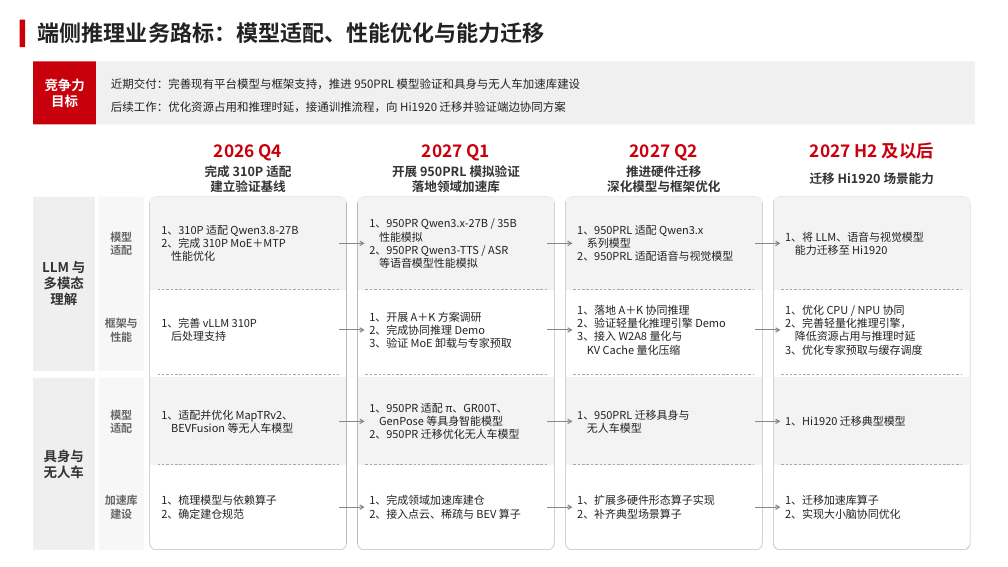
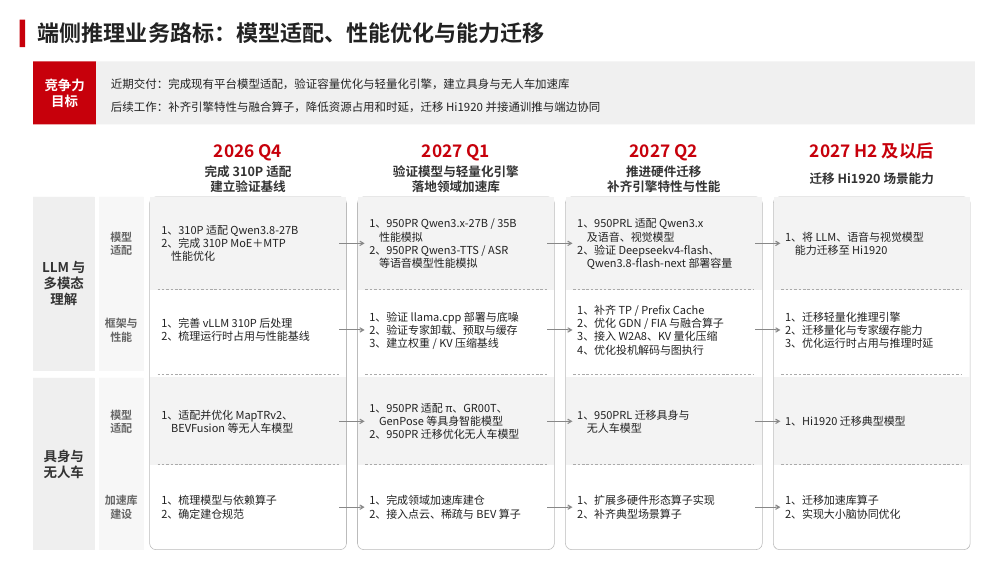
Before and after one commit to YangShuai52/infra-handbook, a slide deck: slide 7 of infra_learning/PPT/端侧推理规划_正交连线对齐版.pptx. Drawn at 1008x567 pixels with LibreOffice and Linux fonts; fonts in the diff are those of the drawing. Boxes give left, top, right and bottom in pixels: in the first picture for what was removed or moved away, otherwise in the second. Text is boxed around its words. In the diff, an @@ line names an element or a change of style, - is before the commit and + after.

```diff
--- a/infra_learning/PPT/端侧推理规划_正交连线对齐版.pptx
+++ b/infra_learning/PPT/端侧推理规划_正交连线对齐版.pptx
@@ text at [111, 78, 570, 89]: text changed @@
-近期交付：完善现有平台模型与框架支持，推进 950PRL 模型验证和具身与无人车加速库建设
+近期交付：完成现有平台模型适配，验证容量优化与轻量化引擎，建立具身与无人车加速库
@@ text at [111, 101, 601, 112]: text changed @@
-后续工作：优化资源占用和推理时延，接通训推流程，向 Hi1920 迁移并验证端边协同方案
+后续工作：补齐引擎特性与融合算子，降低资源占用和时延，迁移 Hi1920 并接通训推与端边协同
@@ text in rectangle at [393, 165, 519, 177]: text changed @@
-开展 950PRL 模拟验证
+验证模型与轻量化引擎
@@ text in rectangle at [607, 180, 720, 192]: text changed @@
-深化模型与框架优化
+补齐引擎特性与性能
@@ text in rectangle at [577, 231, 733, 269]: text changed @@
-系列模型
-2、950PRL 适配语音与视觉模型
+及语音、视觉模型
+2、验证 Deepseekv4-flash、
+Qwen3.8-flash-next 部署容量
@@ text in rectangle at [161, 317, 309, 341]: text changed @@
-1、完善 vLLM 310P
-后处理支持
+1、完善 vLLM 310P 后处理
+2、梳理运行时占用与性能基线
@@ text in rectangle at [369, 312, 519, 348]: text changed @@
-1、开展 A＋K 方案调研
-2、完成协同推理 Demo
-3、验证 MoE 卸载与专家预取
+1、验证 llama.cpp 部署与底噪
+2、验证专家卸载、预取与缓存
+3、建立权重 / KV 压缩基线
@@ text in rectangle at [577, 305, 724, 355]: text changed @@
-1、落地 A＋K 协同推理
-2、验证轻量化推理引擎 Demo
-3、接入 W2A8 量化与
-KV Cache 量化压缩
+1、补齐 TP / Prefix Cache
+2、优化 GDN / FIA 与融合算子
+3、接入 W2A8、KV 量化压缩
+4、优化投机解码与图执行
@@ text in rectangle at [785, 312, 933, 348]: text changed @@
-1、优化 CPU / NPU 协同
-2、完善轻量化推理引擎，
-降低资源占用与推理时延
-3、优化专家预取与缓存调度
+1、迁移轻量化推理引擎
+2、迁移量化与专家缓存能力
+3、优化运行时占用与推理时延
```
Also in this commit, not shown: 1 other slide changed.
